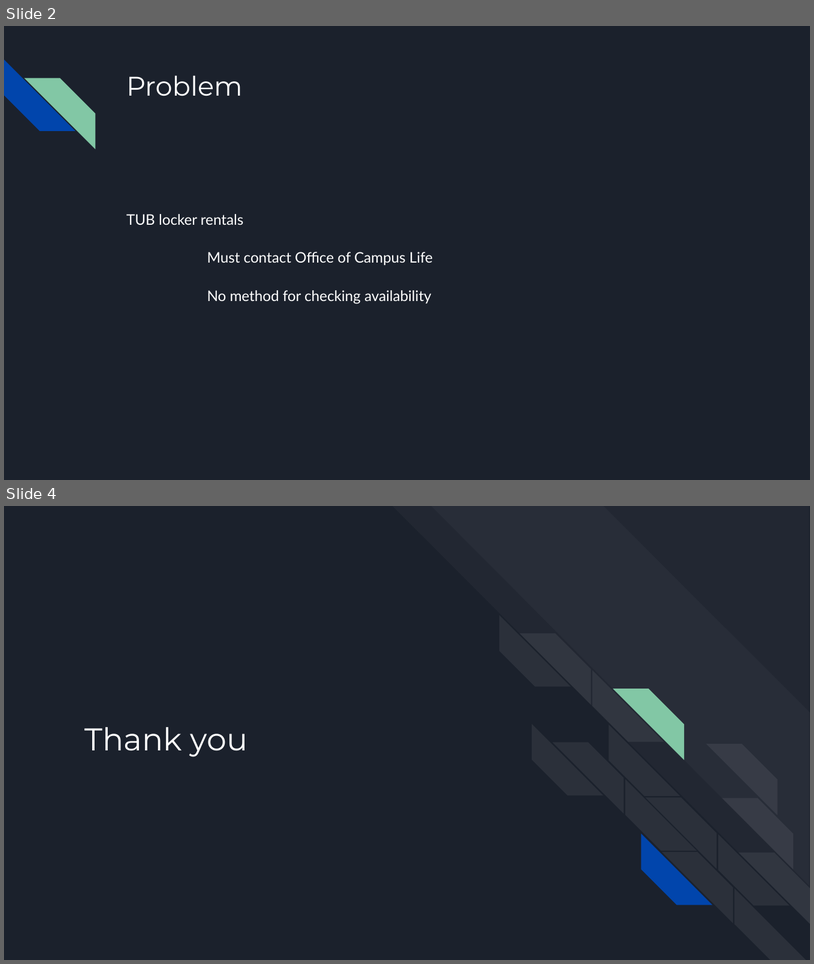
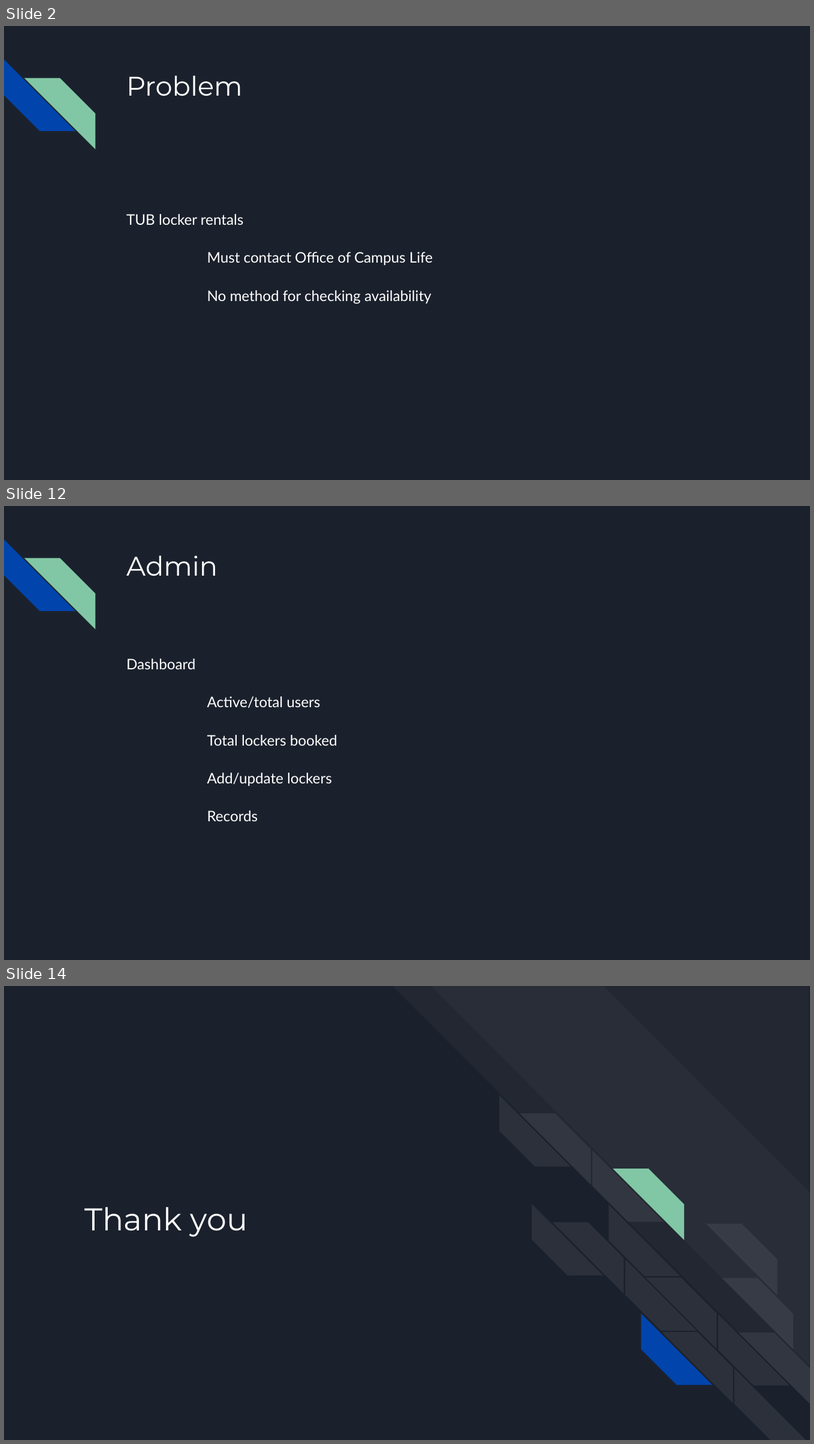
Before and after one commit to SaintAhmed/SpFall2019, a slide deck: Locker Rentals Website.pptx. Shown one above the other, each under a label of ours: slides 2 and 4 before the commit, slides 2, 12 and 14 after it; the slides between them are not shown. The pictures are 814x964 and 814x1444 pixels, drawn with LibreOffice and Linux fonts; fonts in the diff are those of the drawing. Boxes give left, top, right and bottom in pixels: in the first picture for what was removed or moved away, otherwise in the second. Text is boxed around its words. In the diff, an @@ line names an element or a change of style, - is before the commit and + after.

```diff
--- a/Locker Rentals Website.pptx
+++ b/Locker Rentals Website.pptx
@@ slide 12 added at [4, 506, 810, 960], background #1B212C; not listed: 2 template elements that a slide beside it also shows @@
@@ title added at [126, 555, 218, 576], 24 pt, text #FFFFFF @@
+Admin
@@ text added at [126, 658, 338, 821], 13 pt, text #FFFFFF @@
+Dashboard
+Active/total users
+Total lockers booked
+Add/update lockers
+Records
@@ what was slide 4 is now slide 14 @@
```
Also in this commit, not shown: 2 slides changed, 9 other slides added, 4 other files.
